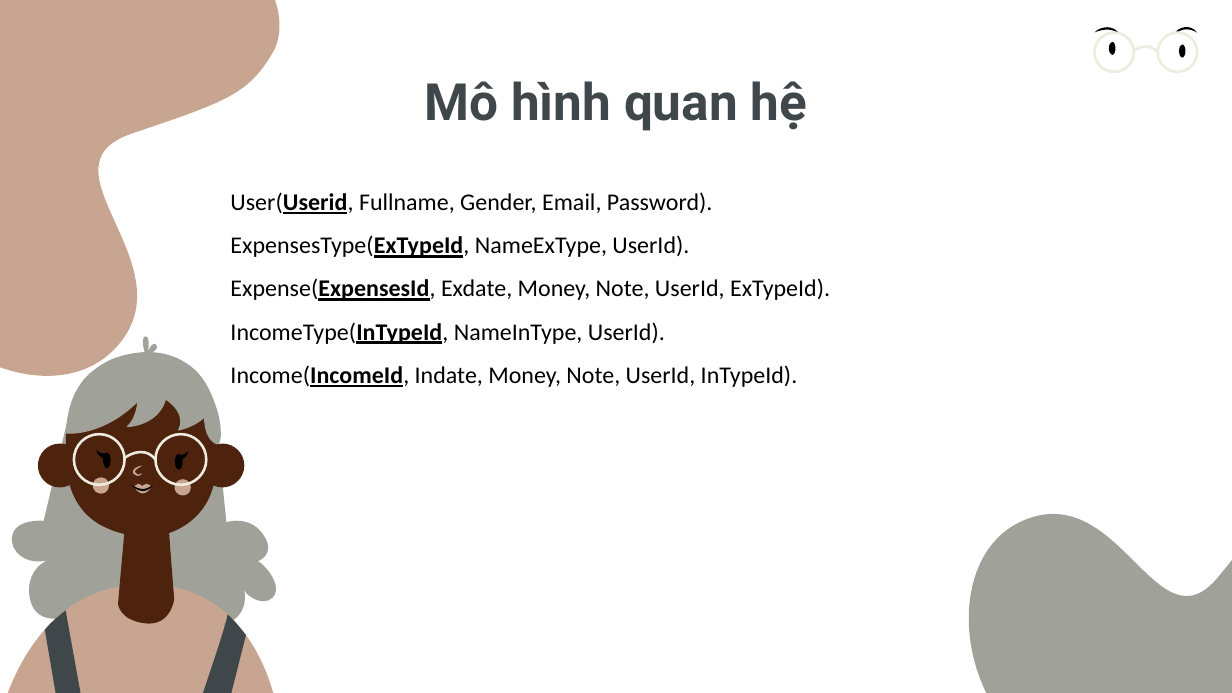
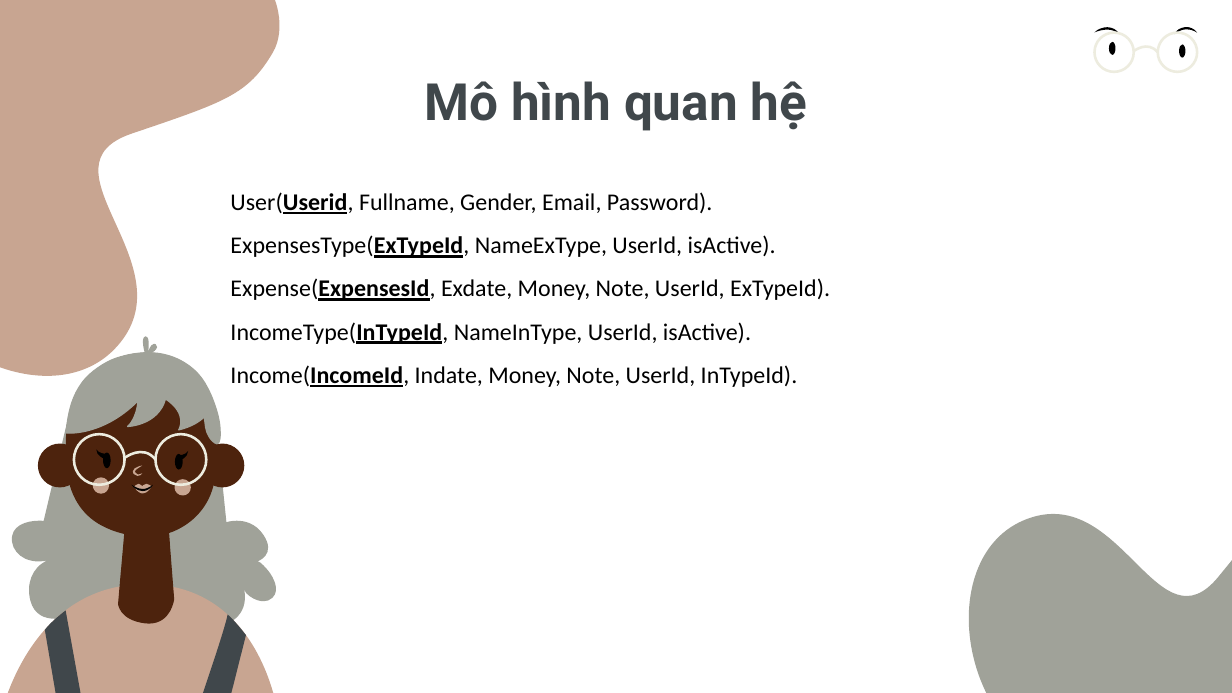
Before and after one commit to hori2012/QuanLychiTieu, a slide deck: slide 10 of ThuyetTrinhQuanLyChiTieu.pptx. Drawn at 1232x693 pixels with LibreOffice and Linux fonts; fonts in the diff are those of the drawing. Boxes give left, top, right and bottom in pixels: in the first picture for what was removed or moved away, otherwise in the second. Text is boxed around its words. In the diff, an @@ line names an element or a change of style, - is before the commit and + after.

```diff
--- a/ThuyetTrinhQuanLyChiTieu.pptx
+++ b/ThuyetTrinhQuanLyChiTieu.pptx
@@ text at (230, 235, 776, 258): text changed @@
-ExpensesType(ExTypeId, NameExType, UserId).
+ExpensesType(ExTypeId, NameExType, UserId, isActive).
@@ text at (230, 322, 751, 344): text changed @@
-IncomeType(InTypeId, NameInType, UserId).
+IncomeType(InTypeId, NameInType, UserId, isActive).
```
Also in this commit, not shown: 1 other slide changed, 4 other files.
